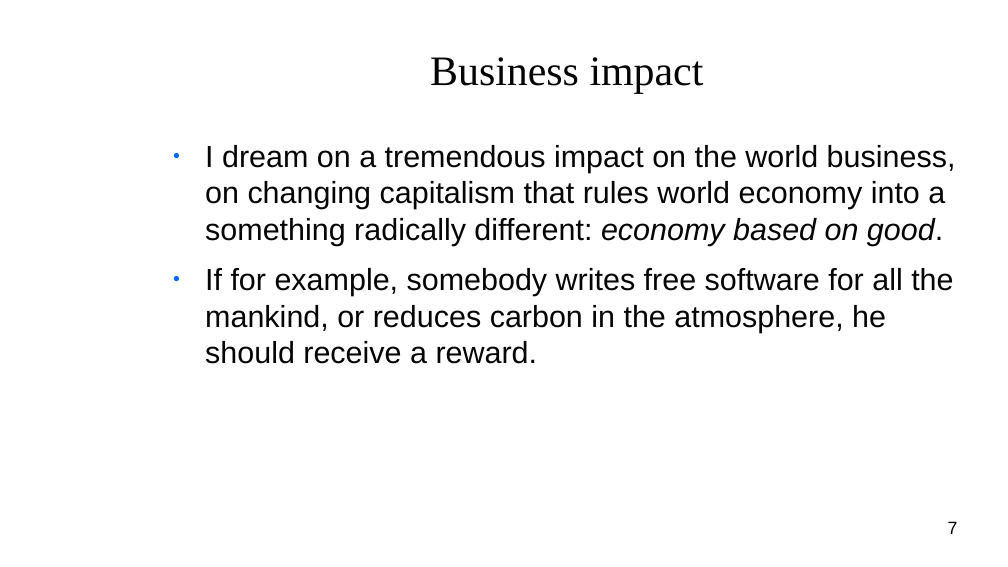
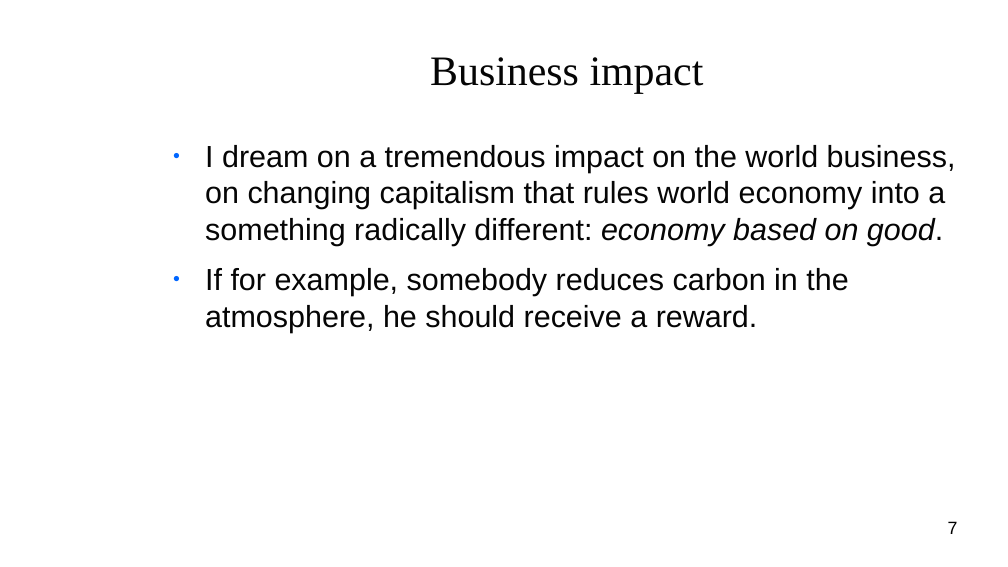
Before and after one commit to vporton/courts, a slide deck: slide 7 of deliverables/pitch-deck.odp. Drawn at 1008x567 pixels with LibreOffice and Linux fonts; fonts in the diff are those of the drawing; background and template pictures are left out. Boxes give left, top, right and bottom in pixels: in the first picture for what was removed or moved away, otherwise in the second. Text is boxed around its words. In the diff, an @@ line names an element or a change of style, - is before the commit and + after.

```diff
--- a/deliverables/pitch-deck.odp
+++ b/deliverables/pitch-deck.odp
@@ text at (205,268,848,332): text changed @@
-● If for example, somebody writes free software for all the mankind, or reduces carbon in the atmosphere, he should receive a reward.
+● If for example, somebody reduces carbon in the atmosphere, he should receive a reward.
```
Also in this commit, not shown: 2 other slides changed, 1 other file.
